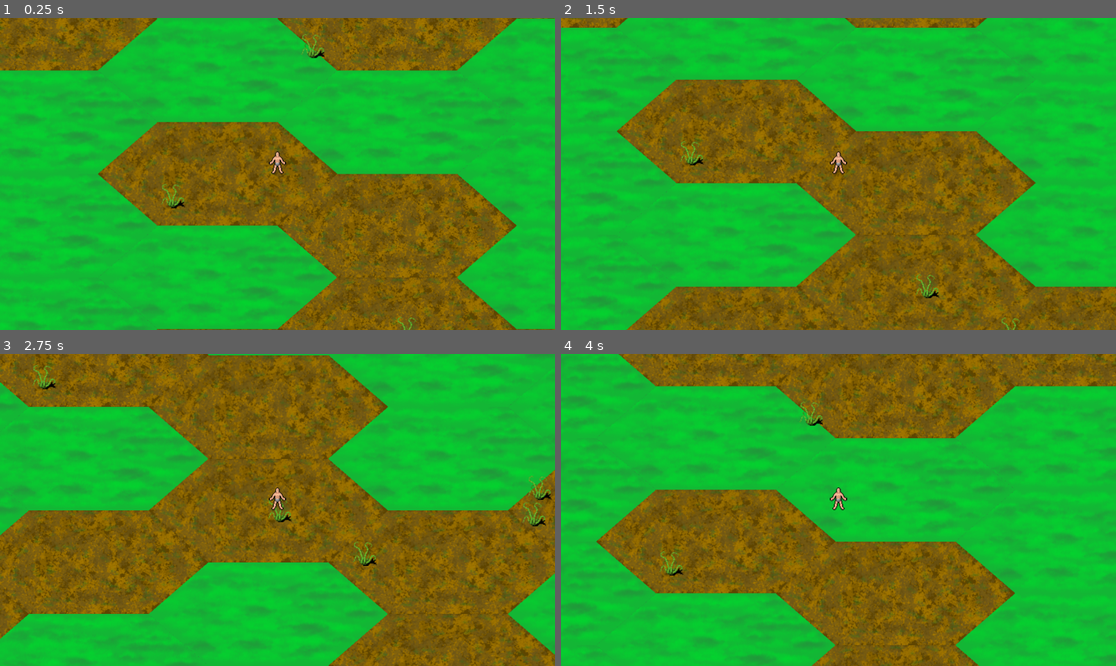
Above: before the commit, frames 1-4 (two rows, left to right).
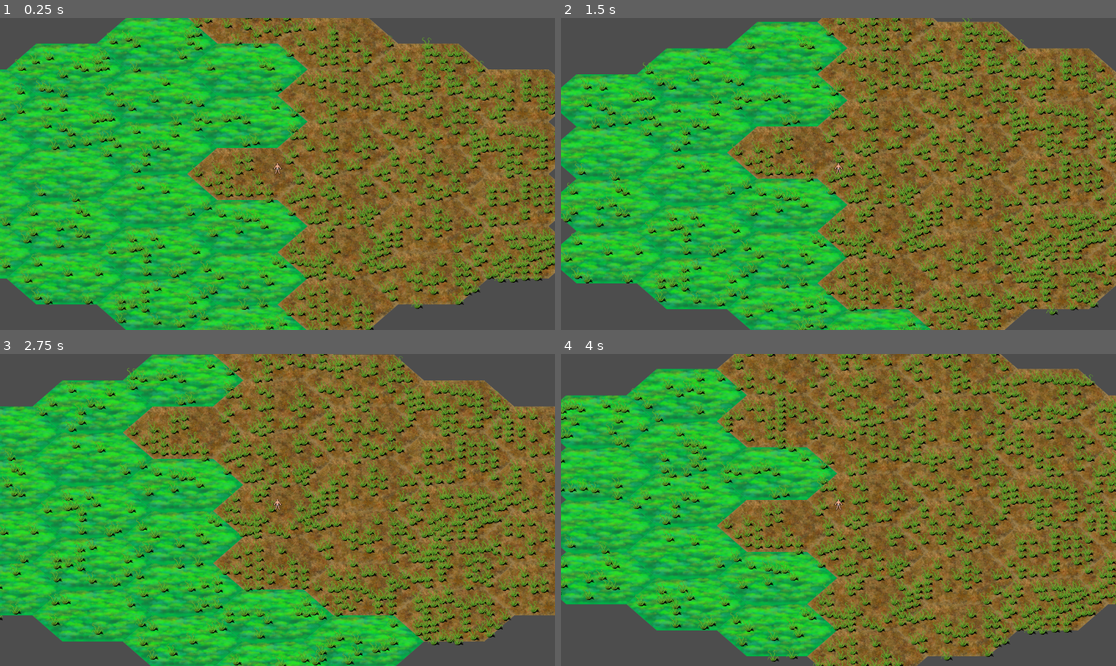
Above: after the commit, the same moments.

Repository: KaimeraWorks/Phaseworld-Pioneer
Game: Godot game, scene res://main.tscn
Same seed, same stepped clock (60 frames per second), same inputs: the game is played once before the commit and once after it.
Inputs (mouse positions are in pixels of both pictures, inside the frame that each line leads up to):
- Up to frame 1 (0.25 s): no input
- Up to frame 2 (1.5 s): tap Enter at 0.5 s; move the mouse to (960, 158) at 0.52 s; hold D (move_east) 0.53-1.28 s; click (960, 158) at 0.6 s; move the mouse to (727, 189) at 1.27 s; hold S (move_south) from 1.28 s (still down); click (727, 189) at 1.35 s
- Up to frame 3 (2.75 s): move the mouse to (333, 441) at 2.02 s; release S (move_south) at 2.03 s; hold D (move_east) from 2.03 s (still down); click (333, 441) at 2.1 s
- Up to frame 4 (4 s): move the mouse to (810, 572) at 2.77 s; release D (move_east) at 2.78 s; hold W (move_north) 2.78-3.53 s; click (810, 572) at 2.85 s; move the mouse to (1005, 556) at 3.52 s; hold A (move_west) from 3.53 s (still down); click (1005, 556) at 3.6 s

The runs differ from the first frame. In frame 1, 88% of the frame differs, in the area x 0-100%, y 0-100%; in frame 2, 90%; in frame 3, 91%; in frame 4, 91%.

Commit message:
noise based randgen

Diff:
--- a/dev/art/hex_template.svg
+++ b/dev/art/hex_template.svg
@@ -60,8 +60,8 @@
      id="layer1">
     <path
        sodipodi:type="star"
-       style="fill:none;stroke:#000000;stroke-width:1;stroke-miterlimit:4;stroke-dasharray:none;stroke-opacity:1"
-       id="path163"
+       style="fill:#808080"
+       id="path1028"
        inkscape:flatsided="true"
        sodipodi:sides="6"
        sodipodi:cx="0"
@@ -73,6 +73,6 @@
        inkscape:rounded="0"
        inkscape:randomized="0"
        d="M 250,2.9453413e-6 125,216.50635 l -250,0 L -250,2.9453413e-6 -125,-216.50635 l 250,0 z"
-       transform="scale(0.26476236,0.13216518)" />
+       transform="scale(0.26458333,0.13229166)" />
   </g>
 </svg>
--- a/player.tscn
+++ b/player.tscn
@@ -11,3 +11,4 @@
 offset = Vector2(0, -25)
 
 [node name="Camera2D" type="Camera2D" parent="."]
+zoom = Vector2(0.5, 0.5)
--- a/tile_map.gd
+++ b/tile_map.gd
@@ -1,17 +1,20 @@
 extends TileMap
-
-const MAX_PLANTS_PER_CELL = 3
 
 @export var map_radius = 3
 
 var player_occupied_cell = null
-var plant_database = {}
+var void_memory = FastNoiseLite.new()
+var void_growth = FastNoiseLite.new()
+var growth_database = {}
 
-var plant_scene = preload("res://plant.tscn")
+var plant = preload("res://plant.tscn") # Temporary
 
 # Called when the node enters the scene tree for the first time.
 func _ready():
-	pass # Replace with function body.
+	void_memory.seed = randi()
+	void_memory.frequency = 0.05
+	void_growth.seed = randi()
+	void_growth.frequency = 0.1
 
 # Called every frame. 'delta' is the elapsed time since the previous frame.
 func _process(delta):
@@ -27,23 +30,62 @@
 				mapped_cells.append(Vector2i(q + player_occupied_cell.x, r + player_occupied_cell.y))
 		for cell in get_used_cells(0):
 			if cell not in mapped_cells:
-				erase_cell(0, cell)
-				if plant_database.has(cell):
-					while not plant_database[cell].is_empty():
-						plant_database[cell].pop_back().queue_free()
-					plant_database.erase(cell)
+				forget_cell(cell)
 			else:
 				mapped_cells.erase(cell)
 		for cell in mapped_cells:
-			var tile_used = randi_range(0, 1)
-			set_cell(0, cell, 1, Vector2i(0, tile_used))
-			var plants_in_cell = randi_range(0, MAX_PLANTS_PER_CELL) if tile_used == 1 else 0
-			for plant in plants_in_cell:
-				var new_plant = plant_scene.instantiate()
-				var cell_position = map_to_local(cell)
-				new_plant.position = Vector2(cell_position.x + randf_range(-200, 200), cell_position.y + randf_range(-75, 75))
-				if plant_database.has(cell):
-					plant_database[cell].append(new_plant)
+			imagine_cell(cell)
+
+func forget_cell(cell):
+	erase_cell(0, cell)
+	if growth_database.has(cell):
+		while not growth_database[cell].is_empty():
+			growth_database[cell].pop_back().queue_free()
+		growth_database.erase(cell)
+
+func imagine_cell(cell):
+	var cell_essence = get_cell_essence(cell)
+	set_cell(0, cell, 1, Vector2i(0, cell_essence if cell_essence != -1 else randi_range(0, 1)))
+	var cell_center = map_to_local(cell)
+	var cell_radius = tile_set.tile_size.x / 2.0
+	var cell_apothem = tile_set.tile_size.y / 2.0
+	var cell_flatness = cell_radius * sqrt(3) / 2 / cell_apothem
+	for x in range(cell_center.x - cell_radius, cell_center.x + cell_radius, randi_range(25, 50)):
+		for y in range(cell_center.y - cell_apothem, cell_center.y + cell_apothem, randi_range(25, 50)):
+			if (x - cell_center.x) ** 2 / (cell_apothem * cell_flatness) ** 2 + (y - cell_center.y) ** 2 / (cell_apothem) ** 2 <= 1 and void_growth.get_noise_2d(x, y) + 1 > (1.25 if cell_essence == 0 else 1):
+				var new_plant = plant.instantiate()
+				new_plant.position = Vector2(x, y)
+				if growth_database.has(cell):
+					growth_database[cell].append(new_plant)
 				else:
-					plant_database[cell] = [new_plant]
+					growth_database[cell] = [new_plant]
 				add_child(new_plant)
+
+func get_cell_essence(cell):
+	var memory_strength = randf_range(0, 1)
+	var aberrance = randf_range(-0.1, 0.1)
+	var neighbor_essence = get_neighbor_essence(cell)
+	var pure_essence = 0
+	if neighbor_essence != -1:
+		pure_essence = (void_memory.get_noise_2dv(cell) + 1) * memory_strength + neighbor_essence * (1 - memory_strength)
+	else:
+		pure_essence = (void_memory.get_noise_2dv(cell) + 1)
+	var altered_essence = pure_essence + aberrance
+	if altered_essence < 0:
+		altered_essence = 0
+	if altered_essence > 1:
+		altered_essence = 1
+	return floor(altered_essence)
+
+func get_neighbor_essence(cell):
+	var total_essence = 0.0
+	var neighbor_count = 0
+	for neighbor in get_surrounding_cells(cell):
+		var neighbor_tile = get_cell_atlas_coords(0, neighbor)
+		if neighbor_tile != Vector2i(-1, -1):
+			if neighbor_tile.y == 0:
+				total_essence += 1
+			else:
+				total_essence += 2
+			neighbor_count += 1
+	return total_essence / neighbor_count if neighbor_count > 0 else -1.0
--- a/tile_map.tscn
+++ b/tile_map.tscn
@@ -1,14 +1,14 @@
 [gd_scene load_steps=5 format=3 uid="uid://8k4ywf3vq18d"]
 
-[ext_resource type="Texture2D" uid="uid://dymw3pbnfobfo" path="res://dev/art/forest_sprite_sheet.png" id="1_6loxq"]
+[ext_resource type="Texture2D" uid="uid://fd0ob4phrxgv" path="res://dev/art/forest_tileset.png" id="1_c4yrd"]
 [ext_resource type="Script" path="res://tile_map.gd" id="2_8tas3"]
 
 [sub_resource type="TileSetAtlasSource" id="TileSetAtlasSource_yy7cy"]
 resource_name = "Forest"
-texture = ExtResource("1_6loxq")
-margins = Vector2i(2, 1)
-separation = Vector2i(0, 2)
-texture_region_size = Vector2i(497, 215)
+texture = ExtResource("1_c4yrd")
+margins = Vector2i(10, 10)
+separation = Vector2i(20, 20)
+texture_region_size = Vector2i(500, 217)
 0:0/0 = 0
 0:1/0 = 0
 
@@ -16,7 +16,7 @@
 tile_shape = 3
 tile_layout = 3
 tile_offset_axis = 1
-tile_size = Vector2i(497, 215)
+tile_size = Vector2i(500, 217)
 sources/1 = SubResource("TileSetAtlasSource_yy7cy")
 
 [node name="TileMap" type="TileMap"]
Binary file removed: dev/art/forest_sprite_sheet.png
Binary file added: dev/art/forest_tileset.png
Not shown, changed: dev/art/forest_tileset.png.import
Binary file changed: dev/art/hex_forest.png
Binary file changed: dev/art/hex_grass.png
Binary file changed: dev/art/hex_template.png
Not shown, changed: README.md
Not shown, removed: dev/art/forest_tileset.png~
Not shown, changed: dev/art/hex_forest.png.kra
Not shown, removed: dev/art/hex_forest.png~
Not shown, changed: dev/art/hex_grass.png.kra
Not shown, removed: dev/art/hex_grass.png~
